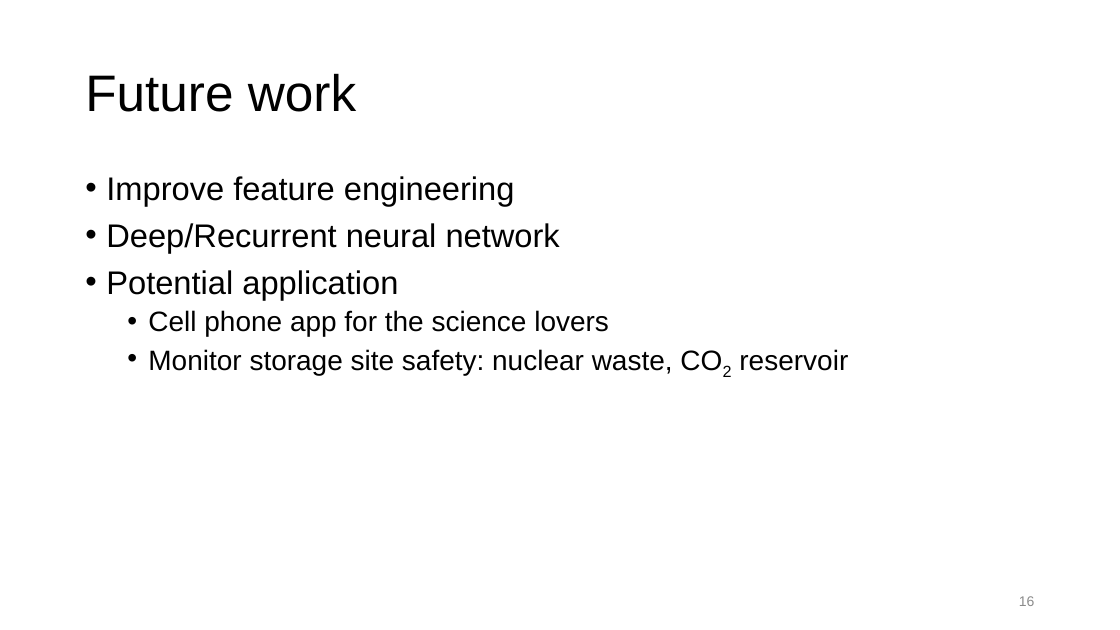
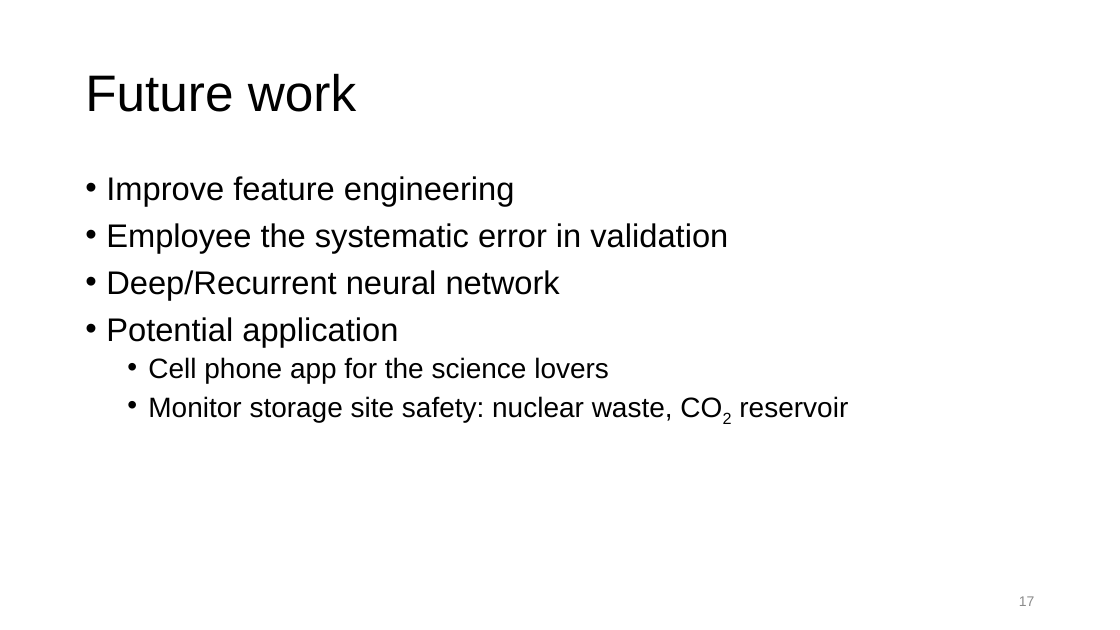
Before and after one commit to qq7933086/Laboratory_earthquake_time_prediction, a slide deck: slide 17 of Capstone_presentation_Laboratory Earthquake Prediction.pptx (slide 16 before the commit). Drawn at 1120x630 pixels with LibreOffice and Linux fonts; fonts in the diff are those of the drawing. Boxes give left, top, right and bottom in pixels: in the first picture for what was removed or moved away, otherwise in the second. Text is boxed around its words. In the diff, an @@ line names an element or a change of style, - is before the commit and + after.

```diff
--- a/Capstone_presentation_Laboratory Earthquake Prediction.pptx
+++ b/Capstone_presentation_Laboratory Earthquake Prediction.pptx
@@ text at (106, 223, 728, 253): paragraph added @@
+• Employee the systematic error in validation
@@ page number at (1019, 596, 1035, 606): text changed @@
-16
+17
```
Also in this commit, not shown: 4 other slides changed, 1 slide added, 2 other files.
